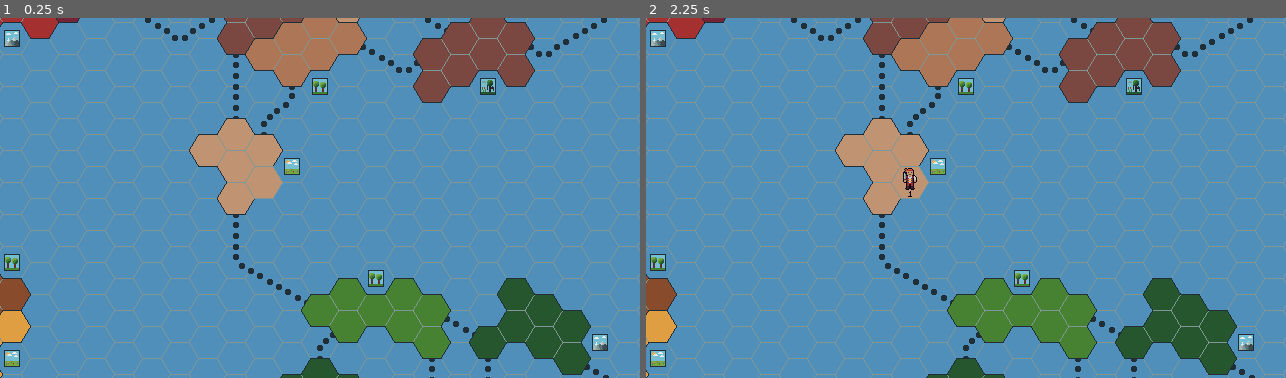
Above: before the commit, frames 1-2 (left to right).
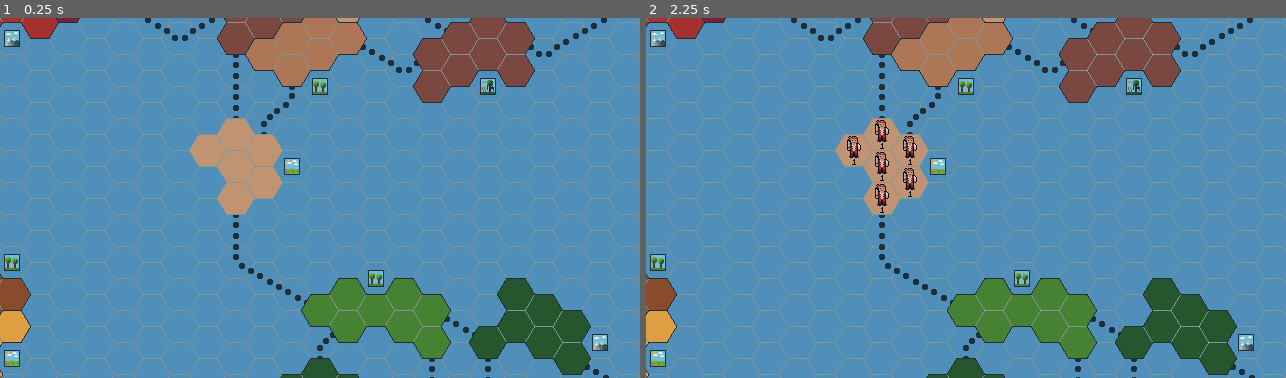
Above: after the commit, the same moments.

Repository: CattacoCattaco/Coastal-Contention
Game: Godot game, scene res://game_scene/game_scene.tscn
Two runs of this game, one before a commit and one after it. Both use one fixed random seed, a clock stepped at 60 frames per second and the inputs below.
Inputs (mouse positions are in pixels of both pictures, inside the frame that each line leads up to):
- Up to frame 1 (0.25 s): no input
- Up to frame 2 (2.25 s): tap Enter at 0.5, 2 s; hold Right 0.53-1.28 s; tap Alt at 0.6, 2.1 s; click (966, 198) at 0.67 s; tap Space at 1.25 s; move the mouse to (838, 216) at 1.27 s; hold Down 1.28-2.03 s; tap Shift at 1.35 s; move the mouse to (1030, 118) at 2.02 s; hold Right from 2.03 s (still down)

The runs differ from the first frame. In frame 1, 0.1% of the frame differs, in the area x 29-45%, y 27-55%; in frame 2, 0.6%.

Commit message:
Add Territories
There is now a territory data class that stores the continent of the territory, the biome of the territory, and the positions of the territory's tiles

Diff:
--- a/game_scene/game_scene.tscn
+++ b/game_scene/game_scene.tscn
@@ -1,20 +1,29 @@
-[gd_scene load_steps=4 format=3 uid="uid://c7xaypxjnfy08"]
+[gd_scene load_steps=7 format=3 uid="uid://c7xaypxjnfy08"]
 
-[ext_resource type="Texture2D" uid="uid://dt68ugg1ewqjf" path="res://game_scene/map.png" id="1_n4lbc"]
+[ext_resource type="Texture2D" uid="uid://dt68ugg1ewqjf" path="res://game_scene/map/map.png" id="1_n4lbc"]
 [ext_resource type="PackedScene" uid="uid://cqntgoxaotkhx" path="res://hex/hex.tscn" id="2_3kg8t"]
+[ext_resource type="Script" uid="uid://bis25luymf83l" path="res://game_scene/map/map.gd" id="2_k340r"]
+[ext_resource type="Script" uid="uid://ck607a5rkx4j4" path="res://game_scene/map/territory_data.gd" id="3_e0oqy"]
 [ext_resource type="Script" uid="uid://b65i4u2umwejc" path="res://UI/static_ui/static_ui.gd" id="3_k340r"]
+
+[sub_resource type="Resource" id="Resource_05euk"]
+script = ExtResource("3_e0oqy")
+continent = 2
+tiles = Array[Vector2i]([Vector2i(-2, -1), Vector2i(-3, -1), Vector2i(-2, -2), Vector2i(-3, -2), Vector2i(-3, -3), Vector2i(-4, -3)])
+metadata/_custom_type_script = "uid://ck607a5rkx4j4"
 
 [node name="GameScene" type="Node2D"]
 
 [node name="Map" type="Sprite2D" parent="."]
 texture = ExtResource("1_n4lbc")
-
-[node name="Hex" parent="Map" instance=ExtResource("2_3kg8t")]
-position = Vector2(-75, -32)
+script = ExtResource("2_k340r")
+hex_scene = ExtResource("2_3kg8t")
+territories = Array[ExtResource("3_e0oqy")]([SubResource("Resource_05euk")])
 
 [node name="MapCamera" type="Camera2D" parent="."]
 
 [node name="UI" type="Control" parent="MapCamera" node_paths=PackedStringArray("map", "camera")]
+visible = false
 layout_mode = 3
 anchors_preset = 8
 anchor_left = 0.5
--- /dev/null
+++ b/game_scene/map/map.gd
@@ -0,0 +1,51 @@
+class_name Map
+extends Sprite2D
+
+enum Continent {
+	RED,
+	ORANGE,
+	BROWN,
+	GREEN,
+	MAGENTA,
+	GREY,
+}
+
+const UP := Vector2i(0, -1)
+const UP_LEFT := Vector2i(-1, -1)
+const DOWN_LEFT := Vector2i(-1, 0)
+const DOWN := Vector2i(0, 1)
+const DOWN_RIGHT := Vector2i(1, 1)
+const UP_RIGHT := Vector2i(1, 0)
+
+@export var hex_scene: PackedScene
+
+@export var territories: Array[TerritoryData]
+
+@export var hex_position_offset := Vector2(-19, -32)
+@export var hex_size := Vector2(38, 33)
+
+var hexes: Dictionary[Vector2i, Hex] = {}
+
+
+func _ready() -> void:
+	for territory in territories:
+		for pos in territory.tiles:
+			add_hex(pos)
+
+
+func add_hex(pos: Vector2i) -> void:
+	var hex: Hex = hex_scene.instantiate()
+
+	hexes[pos] = hex
+	add_child(hex)
+
+	hex.position = to_physical(pos)
+
+
+func to_physical(pos: Vector2i) -> Vector2:
+	var physical: Vector2 = hex_position_offset
+
+	physical += Vector2(0, hex_size.y - 1) * pos.y
+	physical += Vector2(floori(hex_size.x * 3 / 4), -floori(hex_size.y / 2)) * pos.x
+
+	return physical
--- /dev/null
+++ b/game_scene/map/territory_data.gd
@@ -0,0 +1,13 @@
+class_name TerritoryData
+extends Resource
+
+enum Biome {
+	PLAINS,
+	SWAMP,
+	FOREST,
+	MOUNTAIN,
+}
+
+@export var continent: Map.Continent = Map.Continent.ORANGE
+@export var biome: Biome = Biome.PLAINS
+@export var tiles: Array[Vector2i]
Not shown, added: game_scene/map/map.gd.uid
Renamed: game_scene/map.png -> game_scene/map/map.png
Not shown, changed: game_scene/map/map.png.import
Not shown, added: game_scene/map/territory_data.gd.uid
